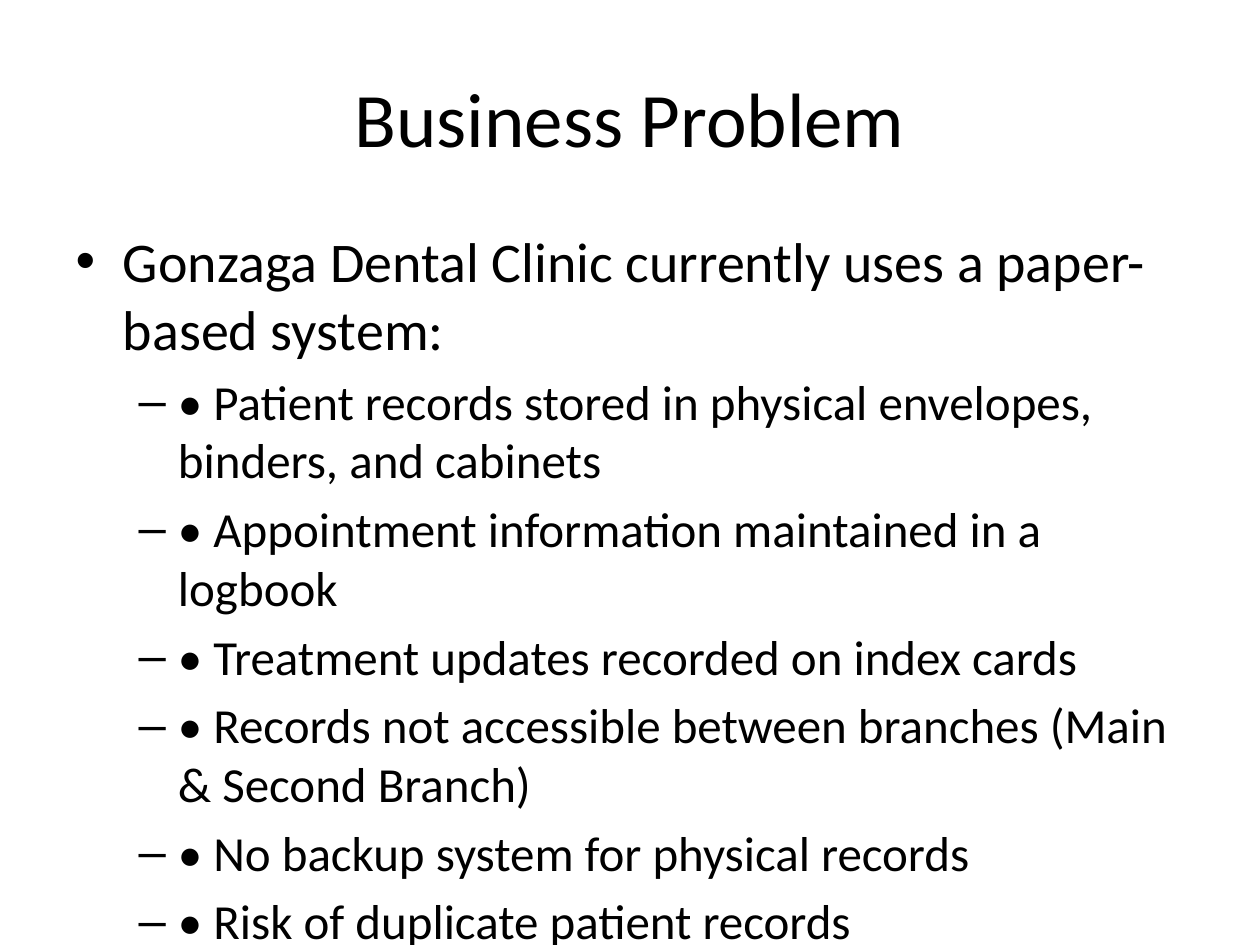
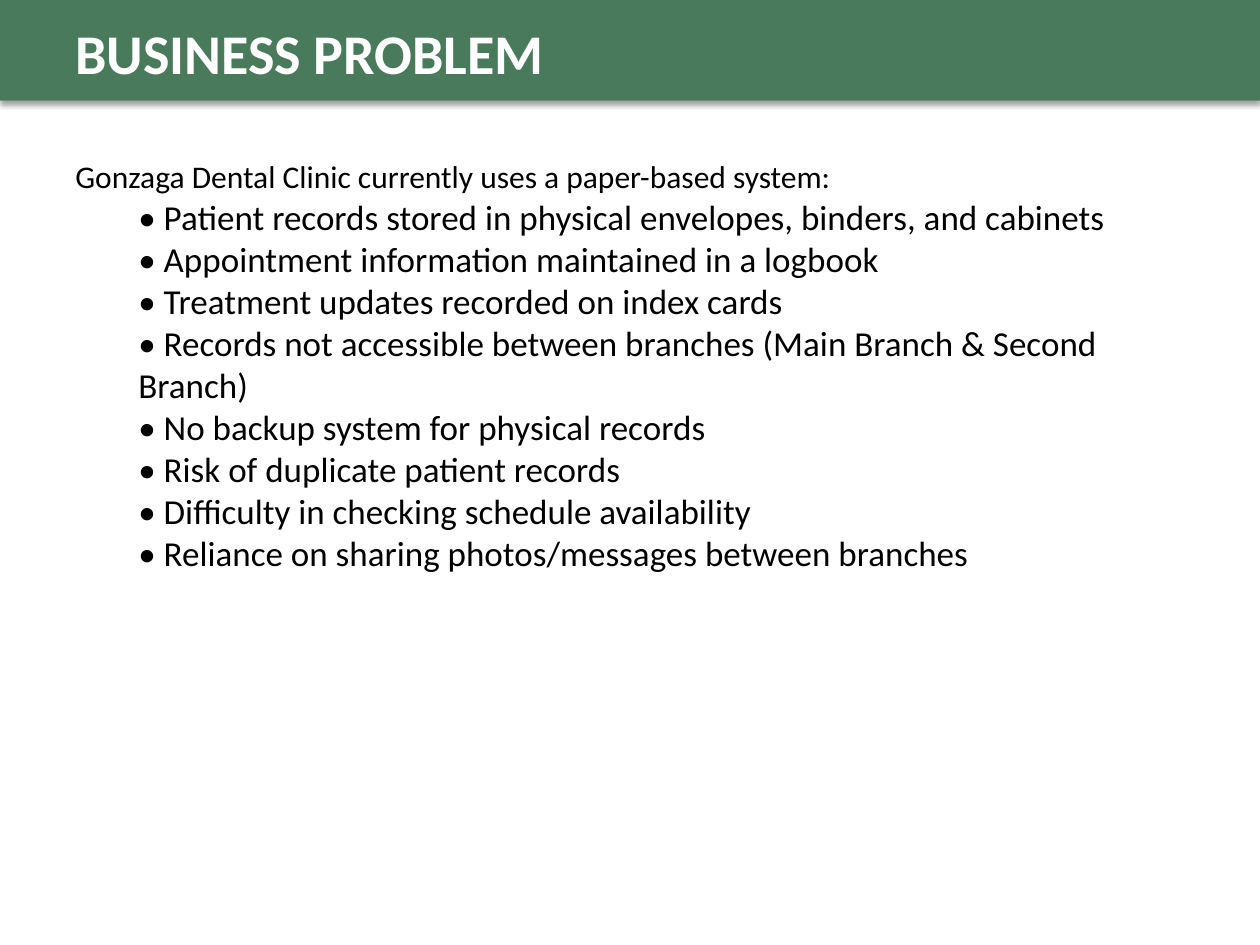
Before and after one commit to fritzmichael1-2/gonzaga-dental-clinic-system, a slide deck: slide 2 of GDCMAS_Final_Defense_Presentation.pptx. Drawn at 1260x945 pixels with LibreOffice and Linux fonts; fonts in the diff are those of the drawing. Boxes give left, top, right and bottom in pixels: in the first picture for what was removed or moved away, otherwise in the second. Text is boxed around its words. In the diff, an @@ line names an element or a change of style, - is before the commit and + after.

Commit message:
Enhance defense presentation with professional design and dental theme

```diff
--- a/GDCMAS_Final_Defense_Presentation.pptx
+++ b/GDCMAS_Final_Defense_Presentation.pptx
@@ rectangle added at (0,0,1260,101), fill #4A7A5C @@
@@ text "BUSINESS PROBLEM" at (75,37,544,75): vertical alignment middle to top @@
@@ text at (75,37,544,75): text changed; size 44 to 32 pt; text colour #000000 to #FFFFFF; bold on @@
-Business Problem
+BUSINESS PROBLEM
@@ text "Gonzaga Dental Clinic currently uses ...": place and size @@
-text "Gonzaga Dental Clinic currently uses ..." at (123,243,1167,945)
+text "Gonzaga Dental Clinic currently uses ..." at (75,166,1104,572)
@@ text at (75,166,1104,488): size 32 to 18 pt in "Gonzaga Dental Clinic currently uses a paper-based ..."; size 28 to 20 pt in "• Patient records stored in physical envelopes, ...", "• Appointment information maintained in a logbook", "• Treatment updates recorded on index cards", "• No backup system for physical records" and 1 more places; bullet • to none; less space between paragraphs; bullet – to none @@
@@ text at (138,330,1096,403): text changed; size 28 to 20 pt @@
-  – • Records not accessible between branches (Main & Second Branch)
+  • Records not accessible between branches (Main Branch & Second Branch)
@@ text at (164,499,967,572): paragraphs added @@
+  • Difficulty in checking schedule availability
+  • Reliance on sharing photos/messages between branches
```
Also in this commit, not shown: 9 other slides changed.
